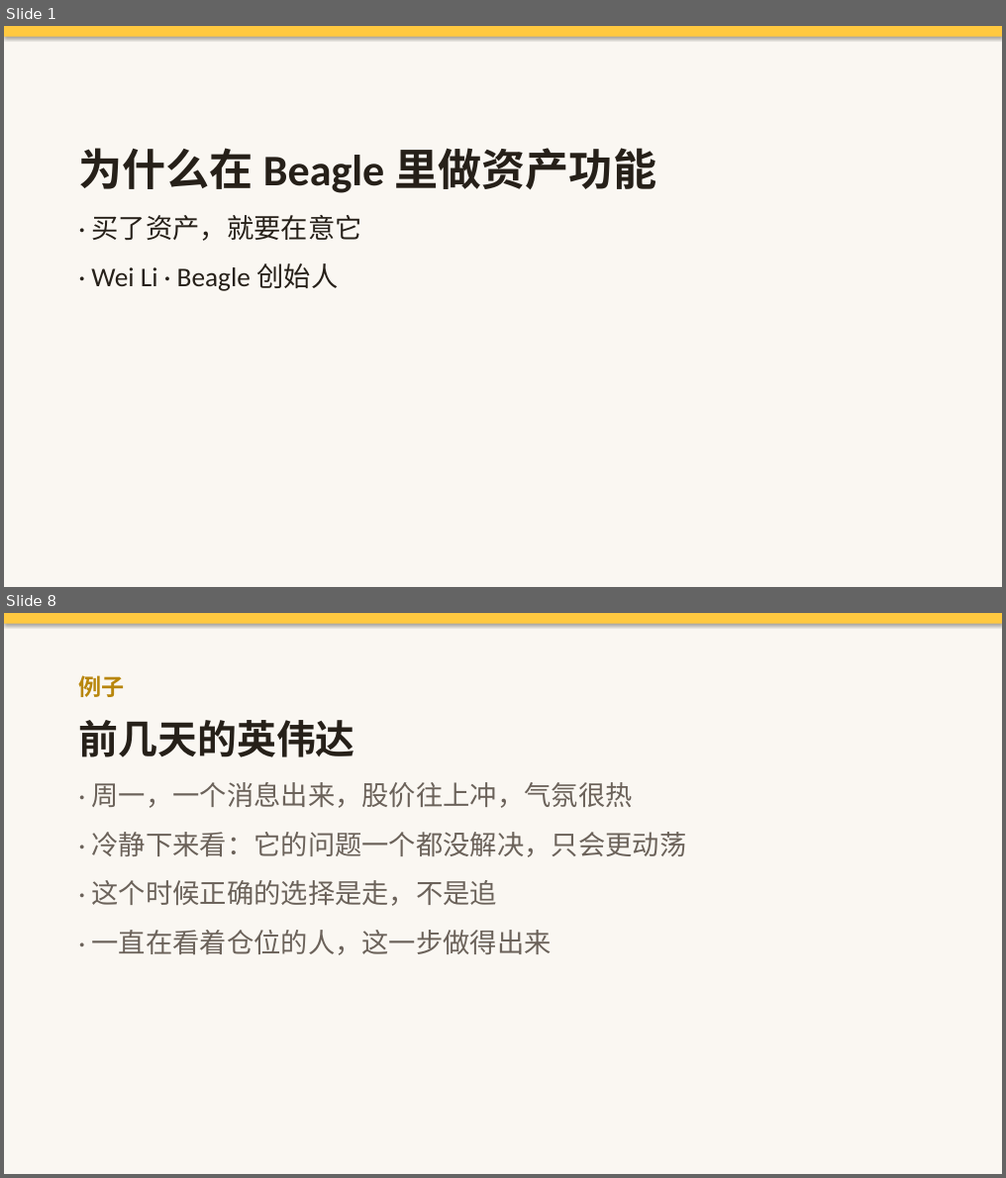
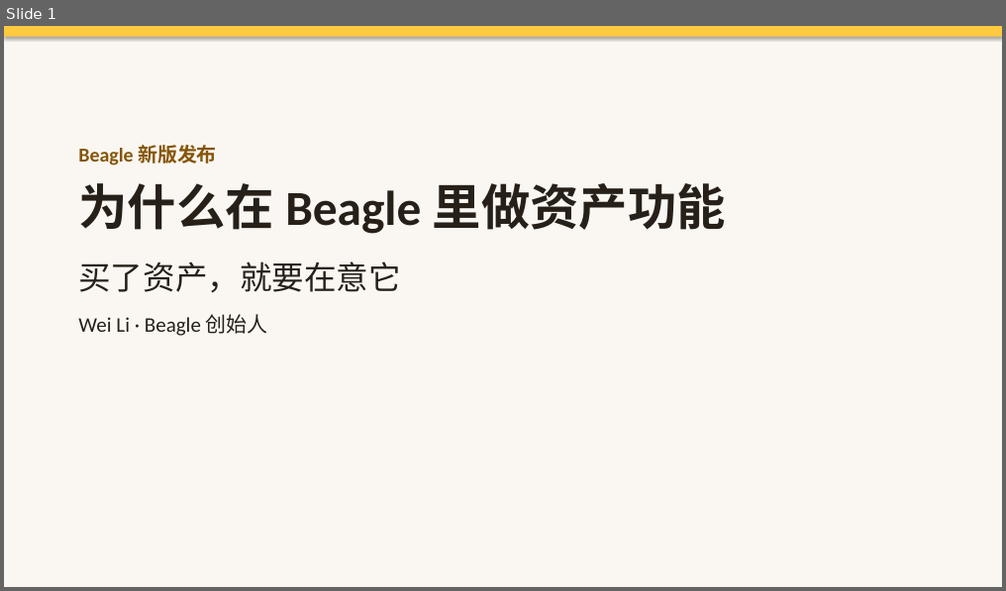
Before and after one commit to licodefun/beagle-voice-agent, a slide deck: decks/beagle-founder-take-deck.pptx. Shown one above the other, each under a label of ours: slides 1 and 8 before the commit, slide 1 after it; the slides between them are not shown. The pictures are 1006x1178 and 1006x591 pixels, drawn with LibreOffice and Linux fonts; fonts in the diff are those of the drawing. Boxes give left, top, right and bottom in pixels: in the first picture for what was removed or moved away, otherwise in the second. Text is boxed around its words. In the diff, an @@ line names an element or a change of style, - is before the commit and + after.

Commit message:
Replace founder deck with Wei's final version (Beagle new-version launch) and add his PDF export

```diff
--- a/decks/beagle-founder-take-deck.pptx
+++ b/decks/beagle-founder-take-deck.pptx
@@ slide 8 removed at (4,613,1002,1174), background #FAF7F2 @@
@@ rectangle removed at (4,613,1002,624) @@
@@ text removed at (78,675,687,956) @@
-例子
-前几天的英伟达
-· 周一，一个消息出来，股价往上冲，气氛很热
-· 冷静下来看：它的问题一个都没解决，只会更动荡
-· 这个时候正确的选择是走，不是追
-· 一直在看着仓位的人，这一步做得出来
@@ slide 1 changed as well @@
@@ text at (78,145,217,166): paragraph added @@
+Beagle 新版发布
@@ text at (78,183,726,234): size 42 to 47 pt in "为什么在 Beagle 里做资产功能"; less space between paragraphs @@
@@ text at (78,262,400,336): text changed; size 26 to 20 pt @@
-· 买了资产，就要在意它
-· Wei Li · Beagle 创始人
+买了资产，就要在意它
+Wei Li · Beagle 创始人
```
Also in this commit, not shown: 11 slides added, 10 other slides removed, 1 other file.
